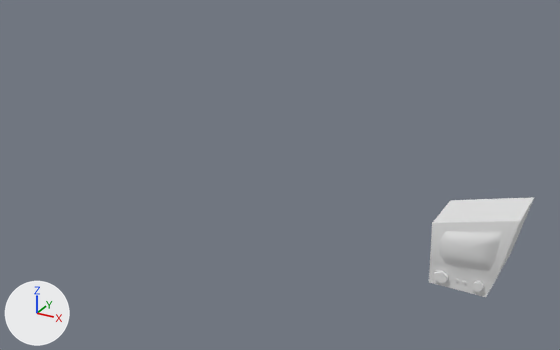
Renders of the FBX model Assets/Models/Environment/tv/TV.fbx from each side of a commit.
The view is the same before and after, from a 50 mm camera at (1.4, -6.27, 3.32) aimed at (-1.4, -1.18, 0.78). Every picture has the same lights, and +X, +Y and +Z are marked at lower left. The picture after the commit comes second.

Script lines for the objects in view, before the commit:
```python
me_cube_004 = bpy.data.meshes.new('Cube.004')
me_cube_004.from_pydata(...)  # 109 vertices, 89 faces; spans x -0.332..0.398, y -0.338..0.45, z -0.11..0.476
ob_tv = bpy.data.objects.new('TV', me_cube_004)
ob_tv.location = (0.0, 0.0, 0.0)
ob_tv.rotation_euler = (1.571, 0.0, 0.0)  # degrees (90, 0, 0)
```
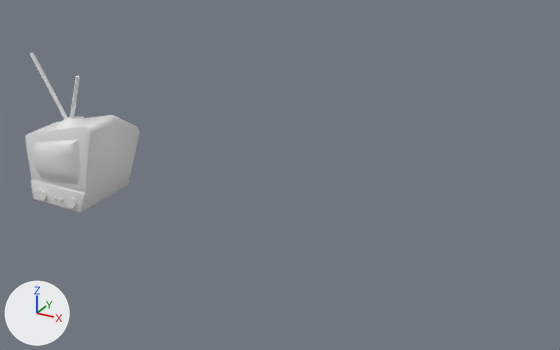
The change, as a diff of the scene's bpy script:
```diff
--- a/Assets/Models/Environment/tv/TV.fbx.py
+++ b/Assets/Models/Environment/tv/TV.fbx.py
@@ me_cube_004 @@
 # used by ob_tv; location = (0.0, 0.0, 0.0); rotation_euler = (1.571, 0.0, 0.0), in degrees (90, 0, 0)
-me_cube_004.from_pydata(...)  # 109 vertices, 89 faces; spans x -0.332..0.398, y -0.338..0.45, z -0.11..0.476
+me_cube_004.from_pydata(...)  # 336 vertices, 326 faces; spans x -31.75..36.853, y -0.106..117.259, z 0.0..66.399
+# me_cube_004 part 1: the loose piece of 41 vertices spanning x -0.255..0.264, y -0.104..0.321, z 0.415..0.476 is multiplied about its middle by the matrix ((96.23, 0.0, 0.0), (0.0, 96.23, 0.0), (0.0, 0.0, 96.23)), then moved by (0.428, 42.648, 63.025)
+# me_cube_004 part 2: the loose piece of 20 vertices spanning x -0.332..0.398, y -0.338..0.45, z -0.11..0.415 is deleted
+# me_cube_004 part 3: the loose piece of 12 vertices spanning x 0.072..0.165, y -0.289..-0.186, z 0.397..0.436 is deleted
+# me_cube_004 part 4: the loose piece of 12 vertices spanning x -0.266..-0.147, y -0.296..-0.188, z 0.397..0.436 is deleted
+# me_cube_004 part 5
+# 231 vertices are added at x -31.75..36.853, y -0.106..117.259, z 0.0..62.368
+# 24 new vertices lie (0.0, 0.0, 2.811) away from vertices in x -25.042..15.899, y 4.63..13.862, z 59.557
+# 24 new vertices lie (0.0, 0.0, 1.861) away from vertices in x -7.821..1.345, y 7.729..10.268, z 59.557
+# 8 new vertices lie (0.002, 0.015, 0.879) away from vertices in x -14.092..25.23, y 8.163..44.55, z 3.721..4.265
+# 8 new vertices lie (0.0, 0.0, 1.565) away from vertices in x -28.927..17.382, y 67.591..117.259, z 44.0
+# 286 new faces join them
+# other edits to the shape of me_cube_004 do not show in these pictures
@@ ob_tv @@
 ob_tv = bpy.data.objects.new('TV', me_cube_004)
-ob_tv.location = (0.0, 0.0, 0.0)
+ob_tv.location = (-2.682, -1.741, 0.657)
 ob_tv.rotation_euler = (1.571, 0.0, 0.0)  # degrees (90, 0, 0)
+ob_tv.scale = (0.01, 0.01, 0.01)
```

Pixel boxes (x1, y1, x2, y2) of what changed, in the pictures (560 x 350 px; the box of a moved part takes in the faces that stretch with it):
'TV', reshaped, moved, rescaled (9% wider, 60% taller)
    before: (429, 197, 534, 297)
    after: (25, 53, 140, 214)
part 1 of me_cube_004, moved or reshaped
    before: (438, 231, 502, 271)
    after: (33, 139, 80, 184)
part 2 of me_cube_004, deleted
    before: (429, 197, 534, 297)
part 3 of me_cube_004, deleted
    before: (471, 281, 484, 292)
part 4 of me_cube_004, deleted
    before: (434, 271, 448, 283)
part 5 of me_cube_004, added
    after: (25, 53, 140, 214)
